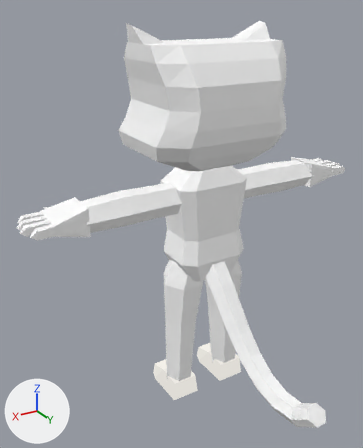
A saved change to the glTF model src/models/goobles.glb.
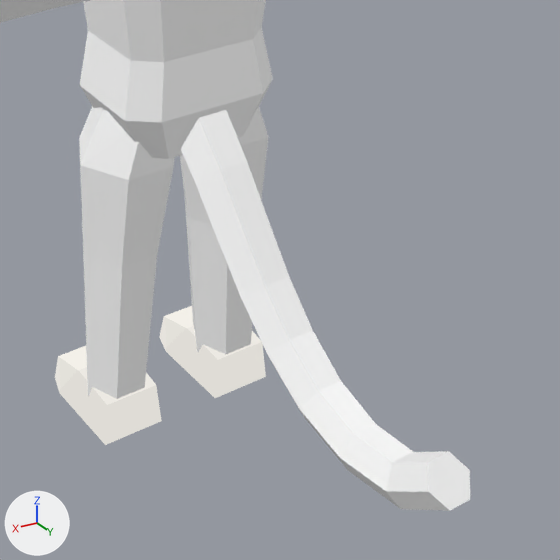
Each version is shown whole from a 50 mm camera at (0.756, 1.129, 1.146) aimed at (0.119, 0.067, 0.615), then close up on the part from 36% to 100% of the width and 48% to 100% of the height. The axes (+X, +Y, +Z) are drawn at lower left. The lights are the same throughout. The last two pictures show the newer version. Vertices at exactly the same position are counted once.

In view in the first close-up: 'Body', 'Feet', 'Legs', 'Mesh_0' and 1 more.
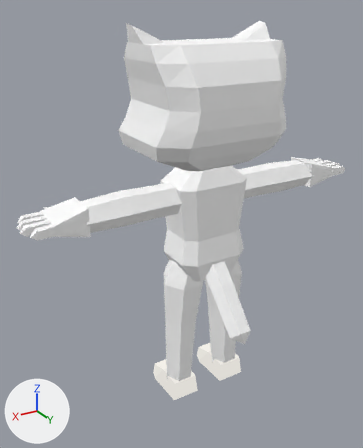
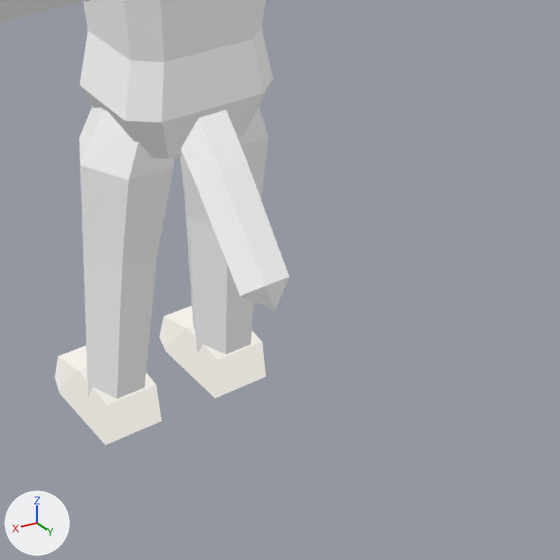
Where the change shows, as pixel boxes (x1, y1, x2, y2) in the close-ups (560 x 560 px):
'Mesh_0', reshaped: before (0, 0, 470, 511); after (0, 0, 289, 310)
part 1 of me_mesh_0, cut back: before (240, 277, 470, 511); after (241, 277, 289, 310)

Edits to the bpy script that builds the scene:
```text
Change me_mesh_0:
    used by ob_mesh_0; location = (0.0, 0.0, 0.0)
    remove me_mesh_0.from_pydata(...)  # 308 vertices, 512 faces; spans x -0.527..0.527, y -0.176..0.517, z 0.168..1.113
    add me_mesh_0.from_pydata(...)  # 279 vertices, 454 faces; spans x -0.527..0.527, y -0.176..0.216, z 0.273..1.113
    me_mesh_0 part 1
    30 vertices are removed from x -0.034..0.034, y 0.229..0.517, z 0.168..0.27
    64 faces are deleted
    1 vertex is added at (0.0, 0.216, 0.274)
    6 new faces join them
```
